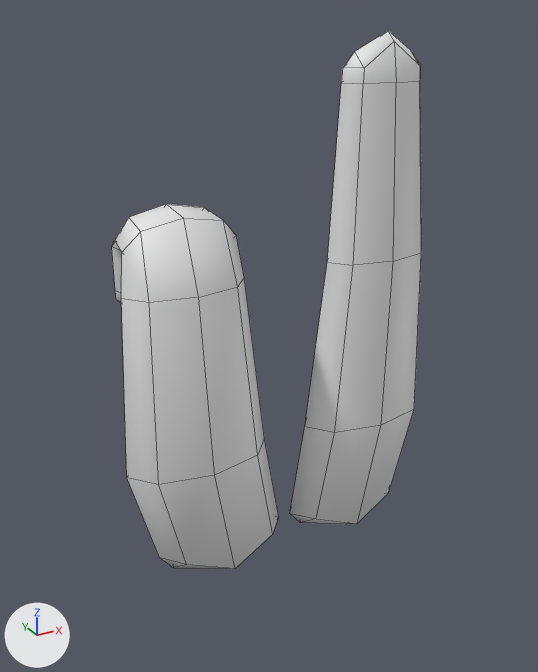
An edit to the Blender file media/trunk/models/easter_ears.blend, drawn before and after from the same camera.
Camera for both pictures: a 50 mm lens placed at (-0.469, -0.883, 0.774), pointed at (0.05, 0.061, 0.301). Arrows for +X, +Y and +Z are at lower left; the lights stay in place. The first picture is the older version. Mesh edges are drawn as thin lines.
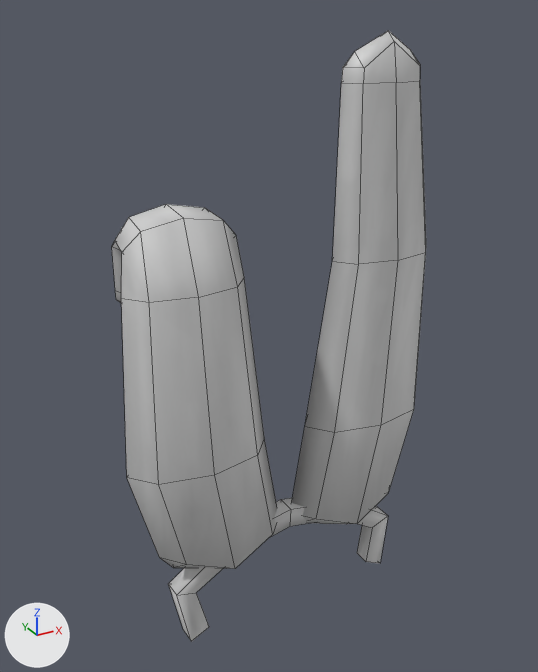
The newer file is also rescaled (x0.5), turned or shifted as a whole; pictures and numbers use the older file's frame.

Diff of the bpy script that builds the scene:
```diff
--- a/media/trunk/models/easter_ears.blend.py
+++ b/media/trunk/models/easter_ears.blend.py
@@ img_easter_ears_png @@
+img_easter_ears_png = load_image('easter_ears.png', 'easter_ears.png', 512, 512, 'sRGB')
@@ mat_easter_ears_png @@
+mat_easter_ears_png = principled_material('easter_ears.png')
+mat_easter_ears_png.texture = img_easter_ears_png
@@ me_circle @@
 # used by ob_circle; location = (0.0, 0.0, 0.0)
 # verts and faces of me_circle; kept vertices keep their numbers, new ones are numbered from 116
 # before: 30 (0.203, -0.044, 0.431) at pixel (393, 261), 31 (0.266, -0.031, 0.431) at pixel (421, 252), 32 (0.266, 0.03, 0.431), 33 (0.114, 0.0, 0.431) at pixel (327, 262), 34 (0.14, 0.03, 0.431)
 # before: 35 (0.202, 0.012, 0.431), 36 (0.292, 0.0, 0.431) at pixel (421, 245), 37 (0.14, -0.031, 0.431) at pixel (353, 265)
-me_circle.from_pydata(...)  # 116 vertices, 120 faces; spans x -0.215..0.306, y -0.054..0.167, z -0.051..0.747
+me_circle.from_pydata(...)  # 144 vertices, 144 faces; spans x -0.215..0.306, y -0.054..0.167, z -0.175..0.747
+# me_circle part 1: a new loose piece of 28 vertices spanning x -0.16..0.252, y -0.018..0.013, z -0.175..0.023, in mat_easter_ears_png (picture img_easter_ears_png)
+# me_circle part 2
+for i in [30, 31, 32, 34, 36, 37]: verts[i] += (0.009, 0.0, 0.0)
+verts[33] = (0.124, 0.0, 0.431)  # moved, pixel (332, 261)
+verts[35] = (0.212, 0.012, 0.431)  # moved
+# me_circle part 3: 120 faces spanning x -0.215..0.306, y -0.054..0.167, z -0.051..0.747 switch from no material to mat_easter_ears_png (picture img_easter_ears_png)
```

Changed parts and their boxes (x1, y1, x2, y2) in the pictures (538 x 672 px; the box of a moved part takes in the faces that stretch with it):
'Circle', reshaped (14% taller)
    before: (112, 30, 422, 569)
    after: (112, 30, 426, 642)
part 1 of me_circle, added
    after: (169, 498, 388, 642)
part 2 of me_circle, moved or reshaped
    before: (305, 80, 422, 432)
    after: (305, 80, 426, 432)
part 3 of me_circle, recoloured
    both: (112, 30, 422, 569)
